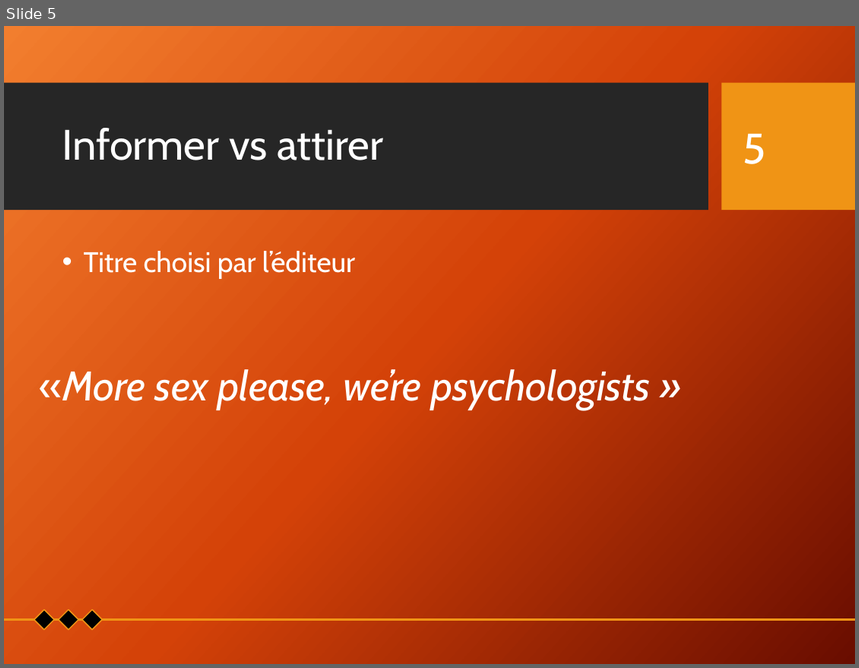
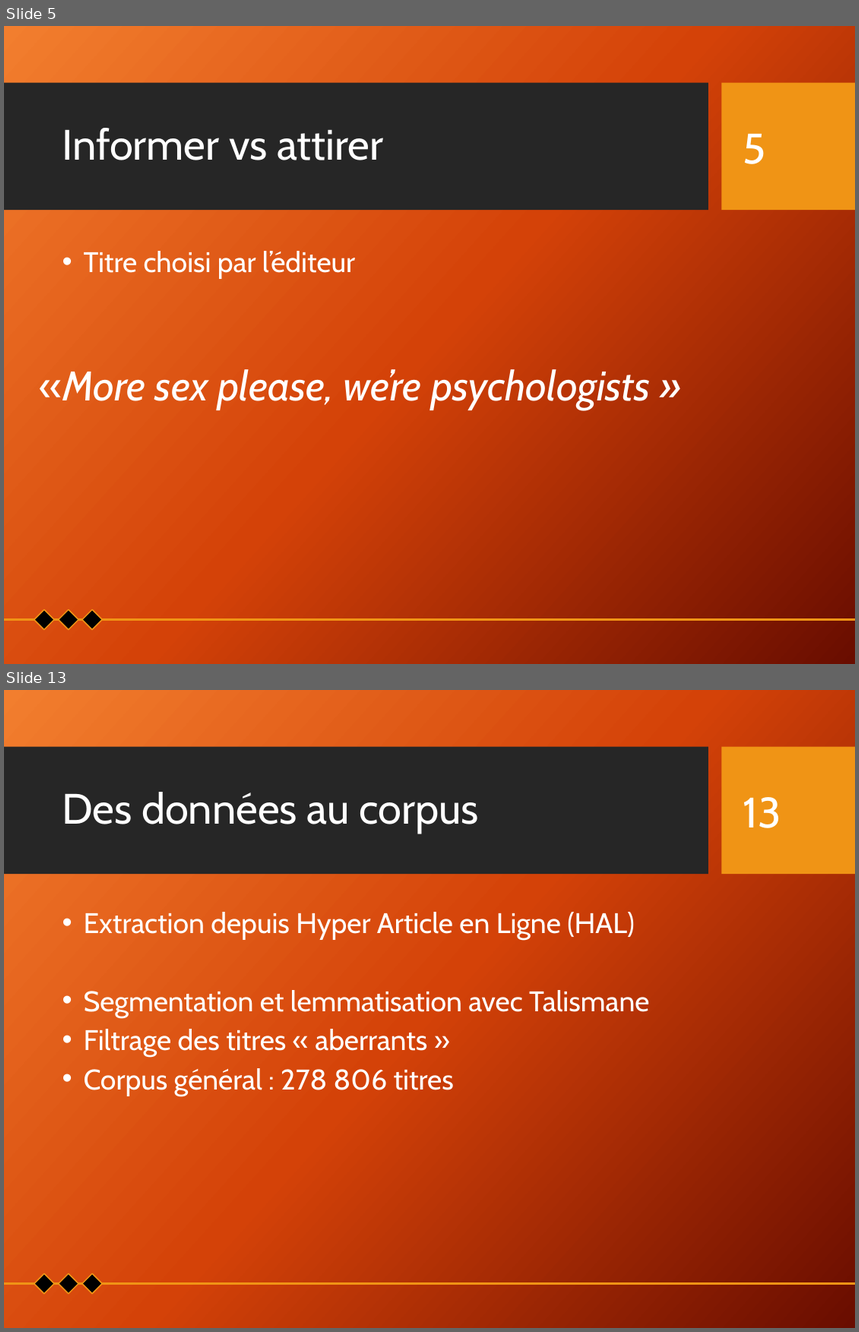
Before and after one commit to Xitog/tal, a slide deck: dossiers/Final - Présentation Projet de recherche.pptx. Shown one above the other, each under a label of ours: slide 5 before the commit, slides 5 and 13 after it; the slides between them are not shown. The pictures are 859x668 and 859x1332 pixels, drawn with LibreOffice and Linux fonts; fonts in the diff are those of the drawing; background and template pictures are left out. Boxes give left, top, right and bottom in pixels: in the first picture for what was removed or moved away, otherwise in the second. Text is boxed around its words. In the diff, an @@ line names an element or a change of style, - is before the commit and + after.

```diff
--- a/dossiers/Final - Présentation Projet de recherche.pptx
+++ b/dossiers/Final - Présentation Projet de recherche.pptx
@@ slide 13 added at (x1=4, y1=690, x2=855, y2=1328), background picture (left out); not listed: 2 template elements that a slide beside it also shows @@
@@ title added at (x1=62, y1=792, x2=479, y2=834), 36 pt, text #FFFFFF @@
+Des données au corpus
@@ page number added at (x1=743, y1=797, x2=781, y2=828), 36 pt, text #FFFFFF @@
+13
@@ text added at (x1=84, y1=912, x2=649, y2=1096), 24 pt, text #FFFFFF @@
+• Extraction depuis Hyper Article en Ligne (HAL)
+• Segmentation et lemmatisation avec Talismane
+• Filtrage des titres « aberrants »
+• Corpus général : 278 806 titres
@@ group added at (x1=4, y1=1274, x2=855, y2=1294): 3 diamonds, 1 line @@
```
Also in this commit, not shown: 8 slides changed, 15 other slides added.
